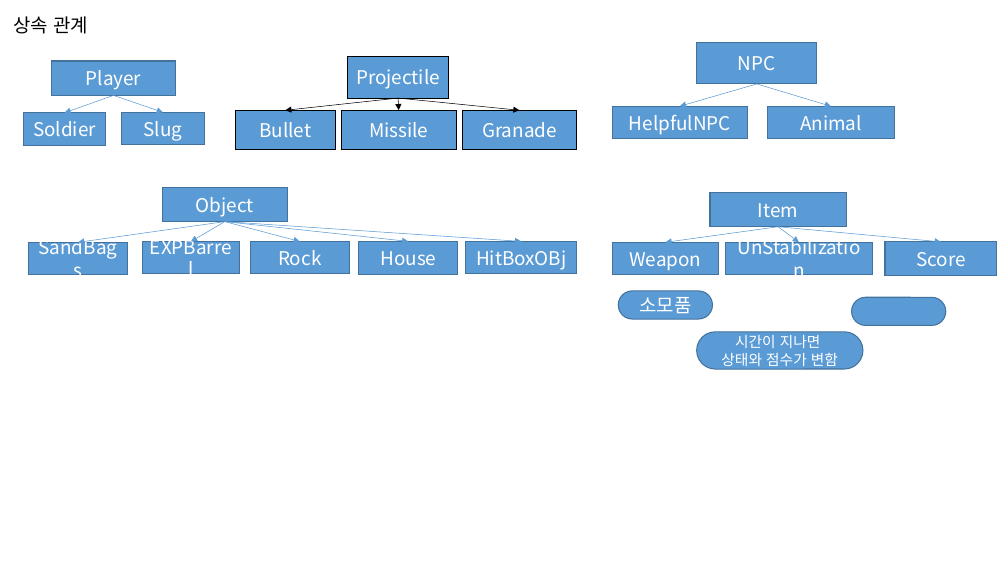
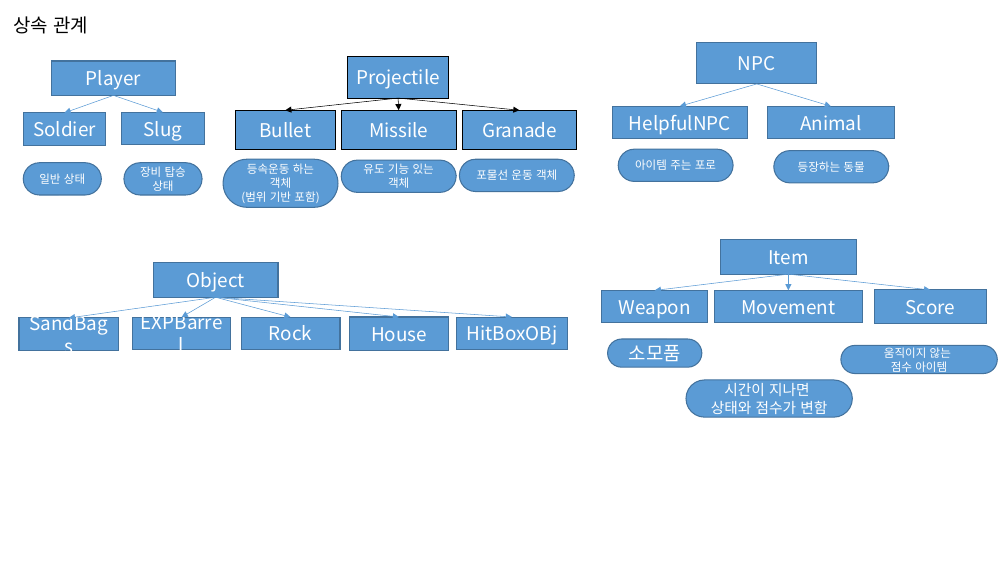
Before and after one commit to KitchenGun/DX2D-METALSLUG, a slide deck: slide 4 of 기획 문서/FrameWork.pptx. Drawn at 1008x567 pixels with LibreOffice and Linux fonts; fonts in the diff are those of the drawing. Boxes give left, top, right and bottom in pixels: in the first picture for what was removed or moved away, otherwise in the second. Text is boxed around its words. In the diff, an @@ line names an element or a change of style, - is before the commit and + after.

```diff
--- a/기획 문서/FrameWork.pptx
+++ b/기획 문서/FrameWork.pptx
@@ rounded rectangle added at (619, 149, 734, 181), fill #5B9BD5, outline #43739E 1 pt, 11 pt, text #FFFFFF @@
+아이템 주는 포로
@@ rounded rectangle added at (23, 163, 101, 195), fill #5B9BD5, outline #43739E 1 pt, 11 pt, text #FFFFFF @@
+일반 상태
@@ rounded rectangle added at (124, 163, 202, 195), fill #5B9BD5, outline #43739E 1 pt, 11 pt, text #FFFFFF @@
+장비 탑승 상태
@@ rounded rectangle added at (223, 160, 338, 208), fill #5B9BD5, outline #43739E 1 pt, 11 pt, text #FFFFFF @@
+등속운동 하는
+객체
+(범위 기반 포함)
@@ rounded rectangle added at (341, 160, 456, 193), fill #5B9BD5, outline #43739E 1 pt, 11 pt, text #FFFFFF @@
+유도 기능 있는
+객체
@@ rounded rectangle added at (460, 160, 575, 192), fill #5B9BD5, outline #43739E 1 pt, 11 pt, text #FFFFFF @@
+포물선 운동 객체
@@ rounded rectangle added at (774, 150, 889, 183), fill #5B9BD5, outline #43739E 1 pt, 11 pt, text #FFFFFF @@
+등장하는 동물
@@ rectangle "Item": place and size @@
-rectangle "Item" at (710, 192, 846, 226)
+rectangle "Item" at (721, 240, 857, 274)
@@ 6 rectangles, 5 arrows: place and size @@
-6 rectangles, 5 arrows at (28, 188, 577, 275)
+6 rectangles, 5 arrows at (19, 263, 568, 351)
@@ rectangle "Weapon": place and size @@
-rectangle "Weapon" at (613, 243, 718, 275)
+rectangle "Weapon" at (602, 290, 708, 323)
@@ arrow moved from (778, 227) - (665, 243) to (789, 274) - (655, 290) @@
@@ rectangle "Movement": place and size @@
-rectangle "Movement" at (725, 243, 873, 275)
+rectangle "Movement" at (715, 290, 862, 323)
@@ arrow moved from (778, 227) - (941, 242) to (789, 274) - (931, 290) @@
@@ arrow moved from (778, 227) - (799, 243) to (789, 274) - (789, 290) @@
@@ text in rectangle at (742, 300, 836, 314): text changed @@
-UnStabilization
+Movement
@@ rounded rectangle "움직이지 않는": place and size @@
-rounded rectangle "움직이지 않는" at (851, 297, 946, 325)
+rounded rectangle "움직이지 않는" at (841, 346, 997, 374)
@@ text in rounded rectangle at (884, 345, 951, 375): text added @@
+움직이지 않는
+점수 아이템
@@ 2 rounded rectangles, 1 rectangle: place and size @@
-2 rounded rectangles, 1 rectangle at (619, 242, 997, 369)
+2 rounded rectangles, 1 rectangle at (608, 290, 987, 417)
```
Also in this commit, not shown: 2 slides removed.
